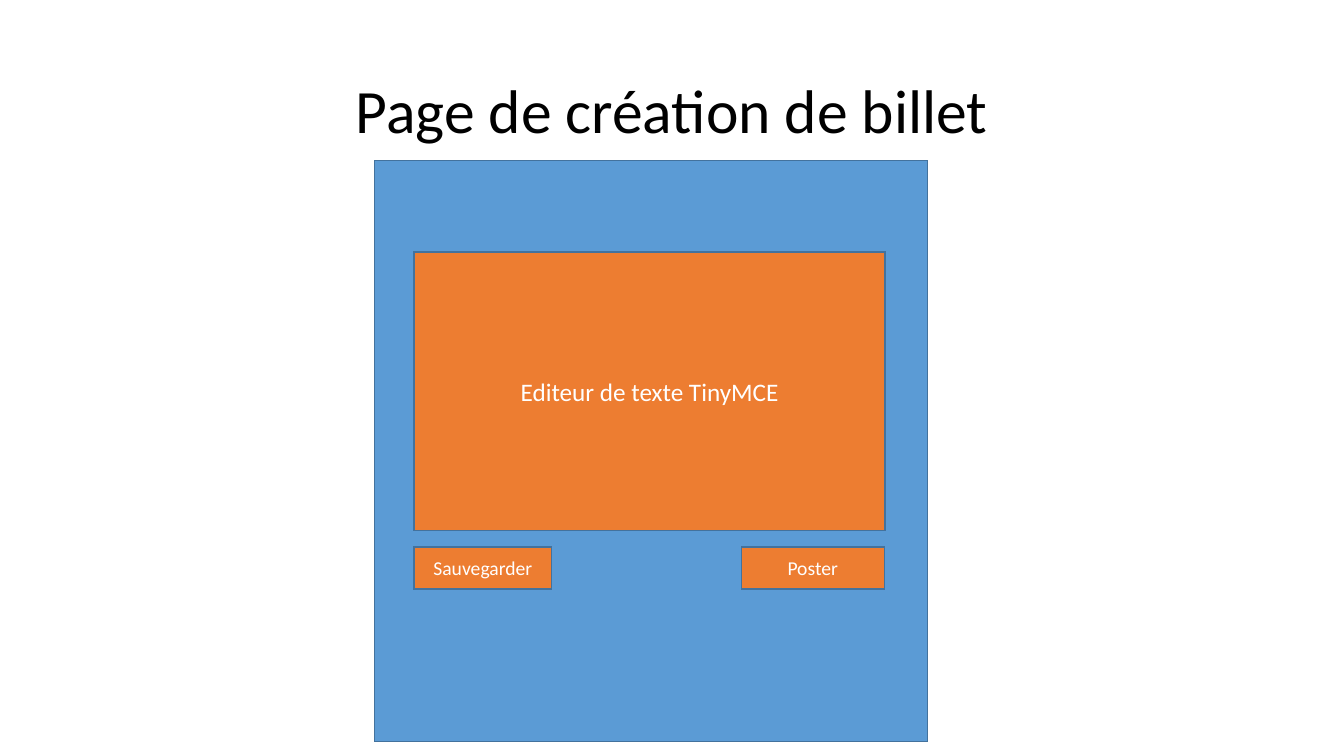
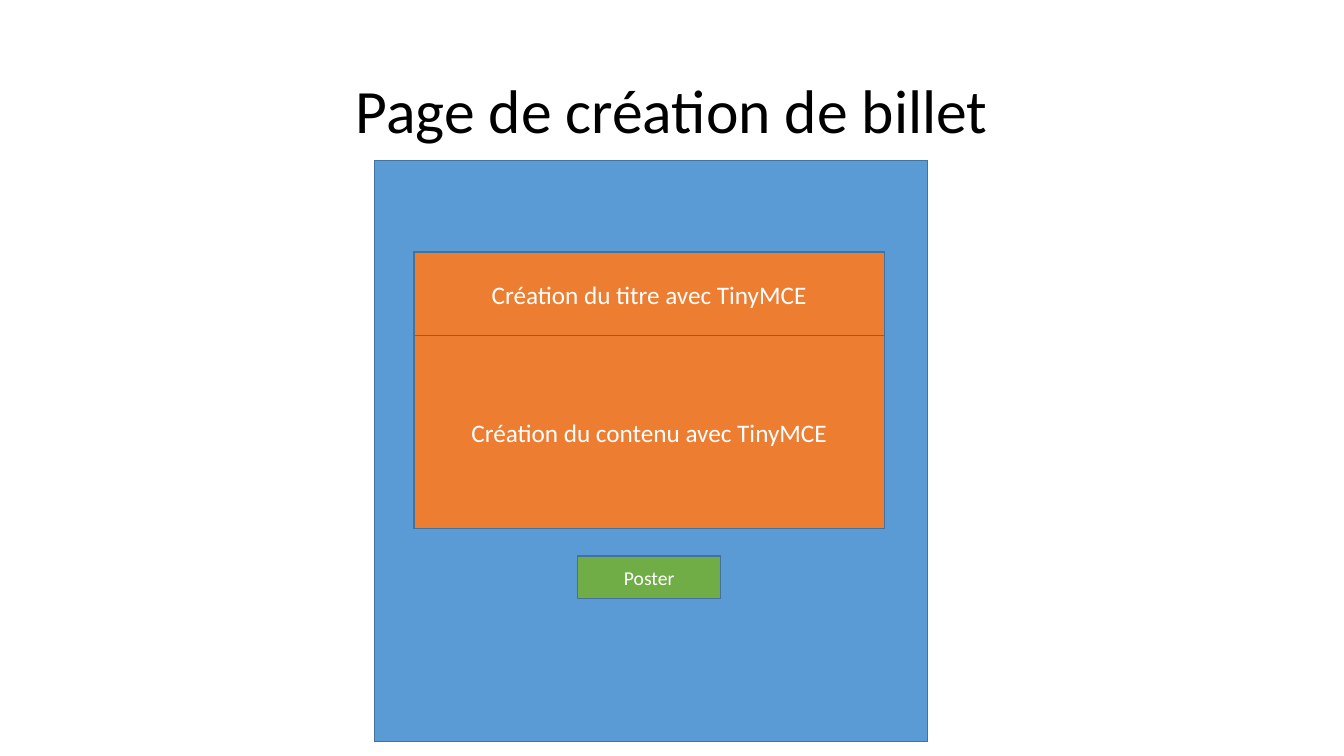
Before and after one commit to Vanda89/Blog_jean_forteroche, a slide deck: slide 8 of docs/Schéma-blog.pptx (slide 7 before the commit). Drawn at 1344x756 pixels with LibreOffice and Linux fonts; fonts in the diff are those of the drawing. Boxes give left, top, right and bottom in pixels: in the first picture for what was removed or moved away, otherwise in the second. Text is boxed around its words. In the diff, an @@ line names an element or a change of style, - is before the commit and + after.

```diff
--- a/docs/Schéma-blog.pptx
+++ b/docs/Schéma-blog.pptx
@@ rectangle "Création du titre avec TinyMCE": place and size @@
-rectangle "Création du titre avec TinyMCE" at box(414, 252, 885, 530)
+rectangle "Création du titre avec TinyMCE" at box(414, 252, 884, 337)
@@ text in rectangle at box(492, 286, 806, 308): text changed @@
-Editeur de texte TinyMCE
+Création du titre avec TinyMCE
@@ rectangle added at box(414, 336, 884, 529), fill #ED7D31, outline #43739E 1 pt, 18 pt, text #FFFFFF @@
+Création du contenu avec TinyMCE
@@ rectangle removed at box(414, 547, 552, 590) @@
-Sauvegarder
@@ rectangle "Poster": place and size @@
-rectangle "Poster" at box(741, 547, 884, 590)
+rectangle "Poster" at box(578, 557, 721, 599)
@@ rectangle "Poster" at box(578, 557, 721, 599): fill #ED7D31 to #70AD47 @@
```
Also in this commit, not shown: 8 other slides changed, 1 slide added, 12 other files.
